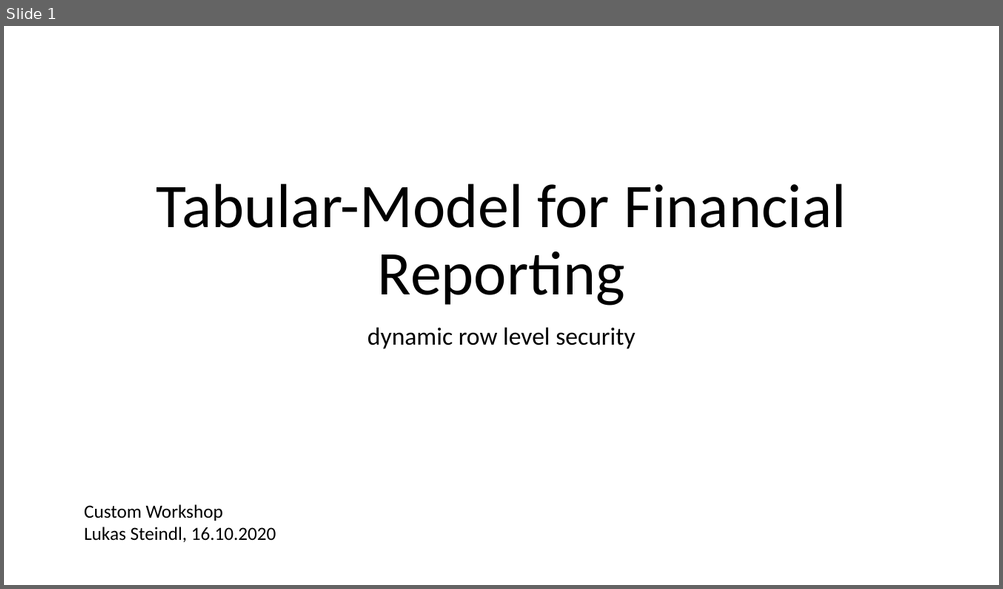
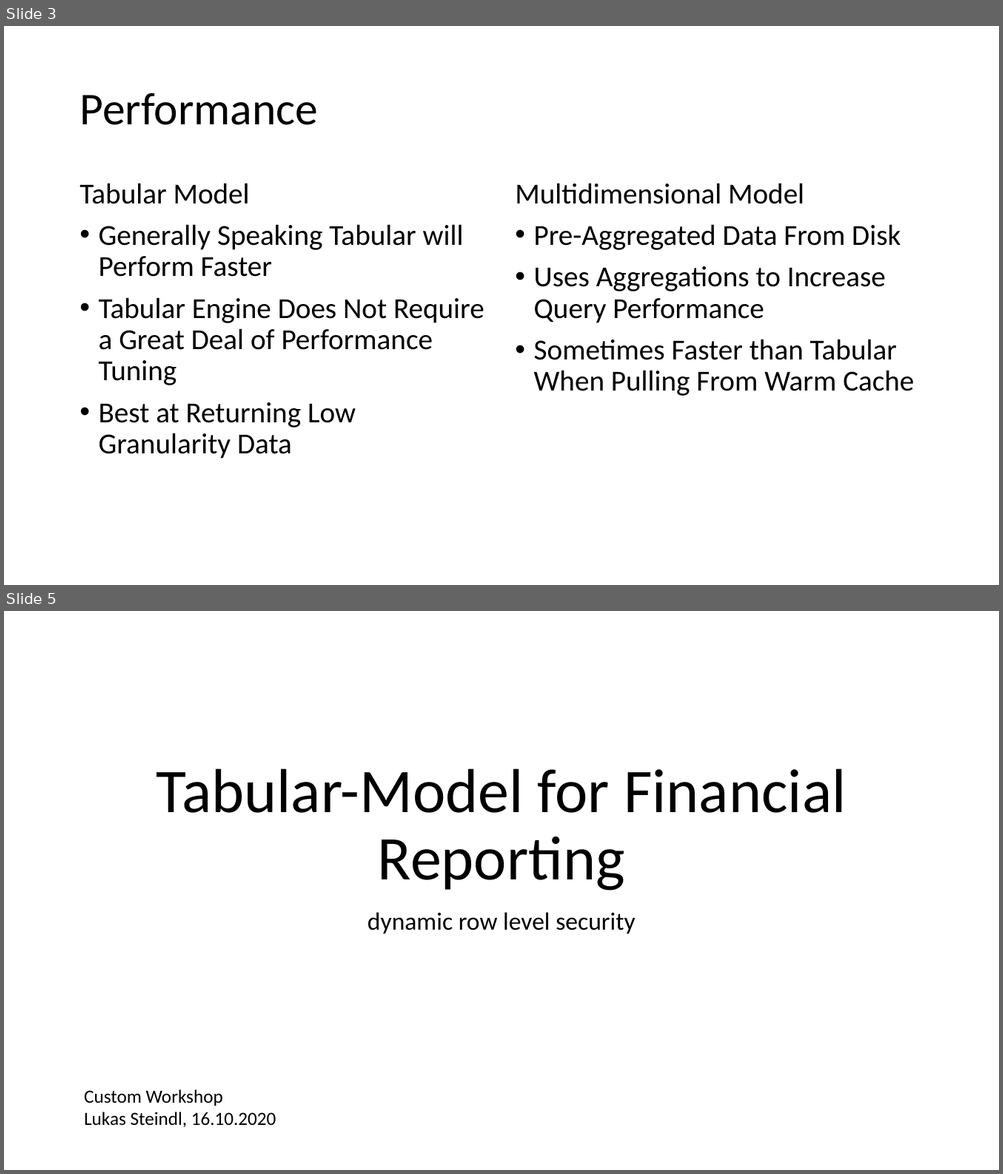
Before and after one commit to LukasSteindl/tabularmodelforfinance, a slide deck: Slides.pptx. Shown one above the other, each under a label of ours: slide 1 before the commit, slides 3 and 5 after it; the slides between them are not shown. The pictures are 1003x589 and 1003x1174 pixels, drawn with LibreOffice and Linux fonts; fonts in the diff are those of the drawing. Boxes give left, top, right and bottom in pixels: in the first picture for what was removed or moved away, otherwise in the second. Text is boxed around its words. In the diff, an @@ line names an element or a change of style, - is before the commit and + after.

```diff
--- a/Slides.pptx
+++ b/Slides.pptx
@@ slide 3 added at box(4, 26, 999, 585), background #FFFFFF @@
@@ title added at box(79, 93, 318, 125), 44 pt, text #000000 @@
+Performance
@@ text added at box(79, 183, 484, 459), 28 pt, text #000000 @@
+Tabular Model
+• Generally Speaking Tabular will Perform Faster
+• Tabular Engine Does Not Require a Great Deal of Performance Tuning
+• Best at Returning Low Granularity Data
@@ text added at box(515, 183, 913, 396), 28 pt, text #000000 @@
+Multidimensional Model
+• Pre-Aggregated Data From Disk
+• Uses Aggregations to Increase Query Performance
+• Sometimes Faster than Tabular When Pulling From Warm Cache
@@ what was slide 1 is now slide 5 @@
```
Also in this commit, not shown: 3 other slides added, 1 other file.
